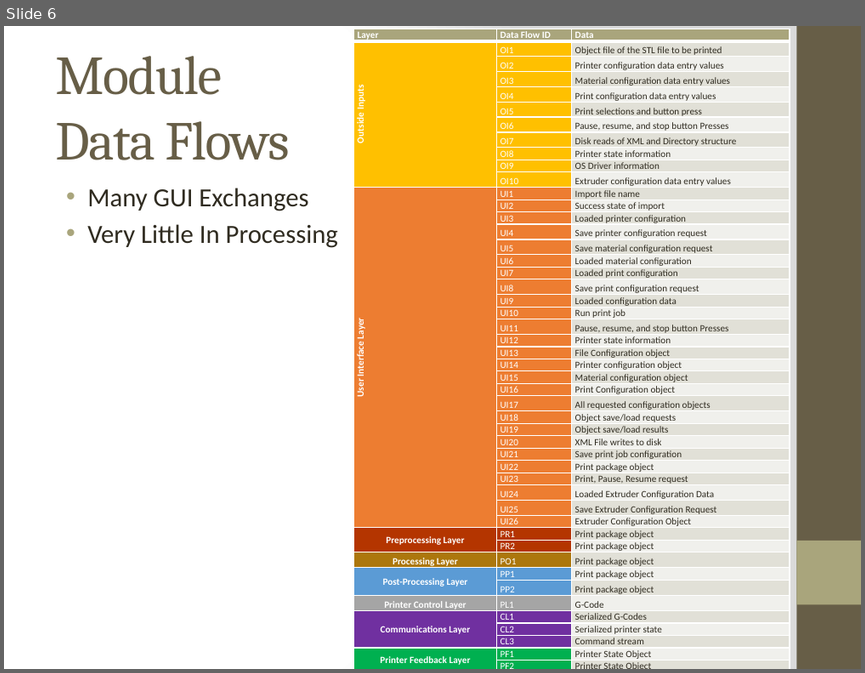
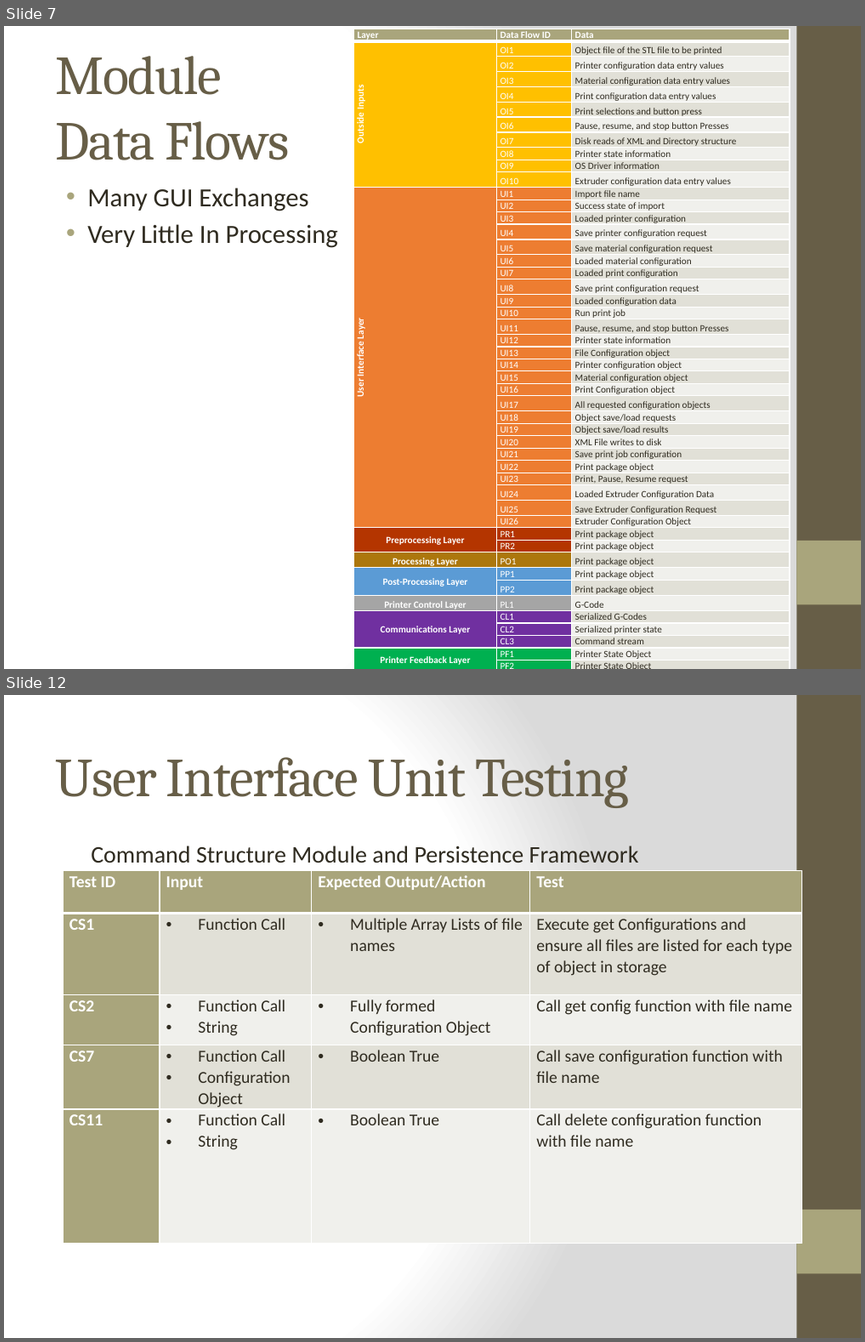
Before and after one commit to qpHalcy0n/SRDesign, a slide deck: Test Plan Presentation/Team Ink3d Test Plan.pptx. Shown one above the other, each under a label of ours: slide 6 before the commit, slides 7 and 12 after it; the slides between them are not shown. The pictures are 865x673 and 865x1342 pixels, drawn with LibreOffice and Linux fonts; fonts in the diff are those of the drawing. Boxes give left, top, right and bottom in pixels: in the first picture for what was removed or moved away, otherwise in the second. Text is boxed around its words. In the diff, an @@ line names an element or a change of style, - is before the commit and + after.

```diff
--- a/Test Plan Presentation/Team Ink3d Test Plan.pptx
+++ b/Test Plan Presentation/Team Ink3d Test Plan.pptx
@@ slide 12 added at [4, 695, 861, 1338], background gradient #FFFFFF to #DADADA; not listed: 2 template elements that a slide beside it also shows @@
@@ title added at [55, 757, 629, 808], 46 pt, text #675E47 @@
+User Interface Unit Testing
@@ text added at [91, 845, 639, 863], 20 pt, text #2F2B20 @@
+Command Structure Module and Persistence Framework
@@ table added at [64, 871, 801, 1243], 5 rows, 4 columns @@
+Test ID | Input | Expected Output/Action | Test
+CS1 | Function Call | Multiple Array Lists of file names | Execute get Configurations and ensure all files are listed for each type of object in storage
+CS2 | Function Call / String | Fully formed Configuration Object | Call get config function with file name
+CS7 | Function Call / Configuration Object | Boolean True | Call save configuration function with file name
+CS11 | Function Call / String | Boolean True | Call delete configuration function with file name
@@ what was slide 6 is now slide 7 @@
```
Also in this commit, not shown: 45 other slides added, 1 slide removed.
